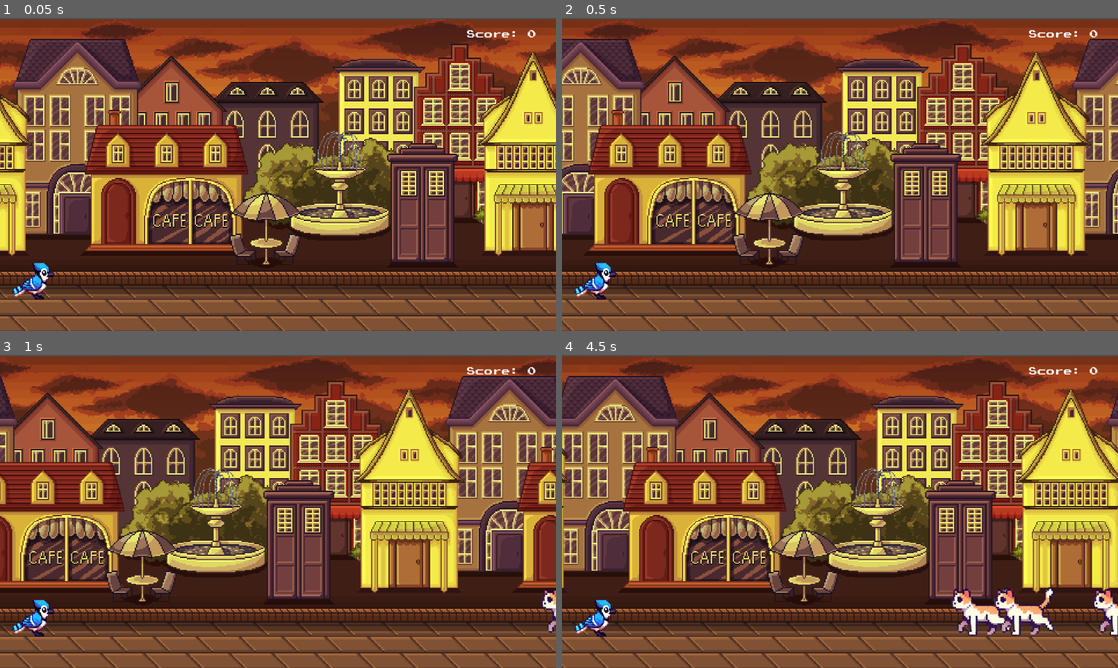
Above: before the commit, frames 1-4 (two rows, left to right).
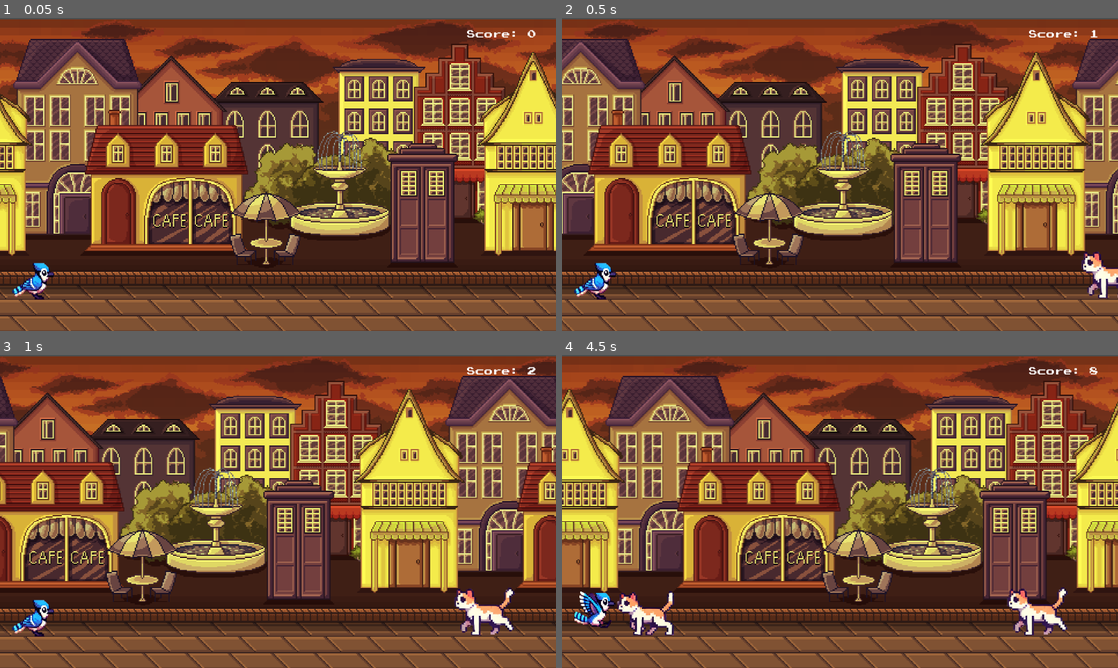
Above: after the commit, the same moments.

Repository: reddign/gamers
Game: Godot game, scene res://main.tscn
The game is run twice, just before and just after one commit, with the same random seed, the same clock (stepped at 60 frames per second) and the same inputs.
Inputs:
- Up to frame 1 (0.05 s): no input
- Up to frame 2 (0.5 s): no input
- Up to frame 3 (1 s): tap Enter (ui_accept) at 0.5, 0.77 s
- Up to frame 4 (4.5 s): tap Enter (ui_accept) at 1.52, 3.02, 3.77 s

Frame 1 is identical in both runs. In frame 2, 0.6% of the frame differs, in the area x 93-100%, y 3-90%; in frame 3, 1.1%; in frame 4, 63%, in the area x 0-100%, y 1-100%.
Error before the commit: Parse Error: Function "stop_scrolling" has the same name as a previously declared function. (res://score_label.gd:32)

Commit message:
updated code structure

Diff:
--- a/web_src/games/jayrunner/jayrunner_src/main.tscn
+++ b/web_src/games/jayrunner/jayrunner_src/main.tscn
@@ -45,7 +45,6 @@
 
 [node name="CollisionShape2D" type="CollisionShape2D" parent="Jay"]
 position = Vector2(11.8644, -34.1665)
-scale = Vector2(1, 1)
 shape = SubResource("RectangleShape2D_eokgw")
 
 [node name="AnimatedSprite2D" type="AnimatedSprite2D" parent="Jay"]
@@ -61,11 +60,6 @@
 [node name="CollisionShape2D" type="CollisionShape2D" parent="Area2D"]
 position = Vector2(4.31522, 14.2475)
 shape = SubResource("RectangleShape2D_qjn3n")
-
-[node name="Obstacles" parent="Area2D" instance=ExtResource("1_vh1nm")]
-position = Vector2(-8.50758, 8.72662)
-rotation = 0.00615358
-scale = Vector2(0.178094, 0.178094)
 
 [node name="ParallaxBackground" type="ParallaxBackground" parent="."]
 
@@ -86,6 +80,7 @@
 script = ExtResource("4_r5d0f")
 
 [node name="ObstacleTimer" type="Timer" parent="."]
+wait_time = 3.0
 autostart = true
 
 [node name="ScoreLabel" type="Label" parent="." groups=["scrollers"]]
@@ -103,5 +98,3 @@
 scale = Vector2(0.999998, 0.999998)
 
 [connection signal="timeout" from="ObstacleTimer" to="." method="_on_obstacle_timer_timeout"]
-[connection signal="end_game" from="Obstacles" to="Jay" method="_on_obstacles_end_game"]
-[connection signal="end_game" from="Obstacles" to="ScoreLabel" method="_on_obstacles_end_game"]
--- a/web_src/games/jayrunner/jayrunner_src/obstacle.gd
+++ b/web_src/games/jayrunner/jayrunner_src/obstacle.gd
@@ -1,6 +1,4 @@
 extends Area2D
-
-signal end_game
 
 var game_over = false
 @export var SCROLL_SPEED = 300
@@ -12,12 +10,11 @@
 
 func _process(delta):
 	if not game_over:
-		position.x -= 100 * delta
+		position.x -= SCROLL_SPEED * delta
 
 func _on_body_entered(_body: CharacterBody2D) -> void:
 	game_over = true
 	$cat2D.pause()
-	emit_signal("end_game")
 	get_tree().call_group("obstacles","stop_moving")
 	get_tree().call_group("scrollers","stop_scrolling")
 	print("GAME OVER")
--- a/web_src/games/jayrunner/jayrunner_src/score_label.gd
+++ b/web_src/games/jayrunner/jayrunner_src/score_label.gd
@@ -28,9 +28,6 @@
 
 func stop_scrolling():
 	game_over = true
-
-func stop_scrolling():
-	game_over = true
 	if OS.has_feature('web'):
 		JavaScriptBridge.eval("""
 			console.log('Sending game over message with score: %s');
